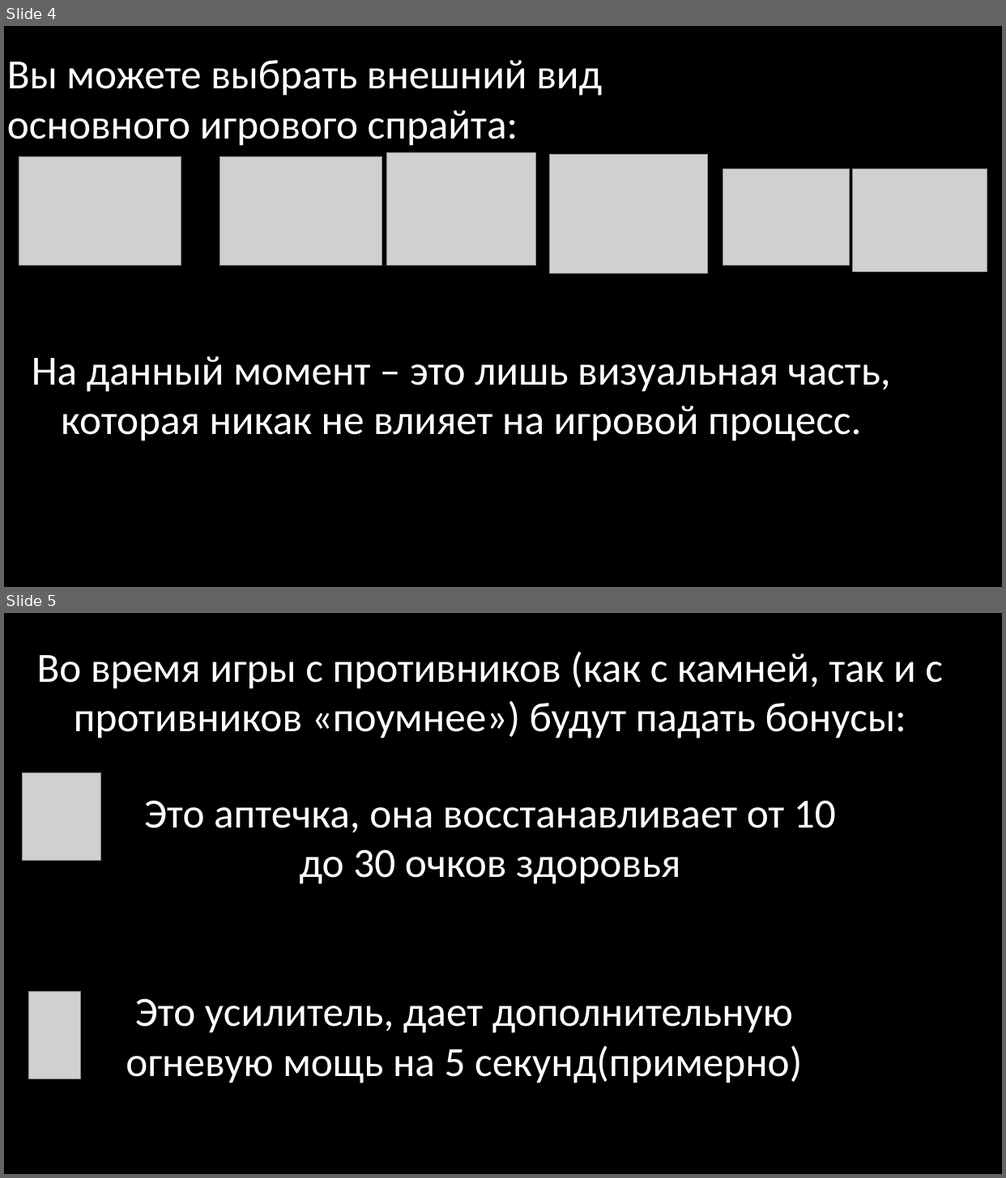
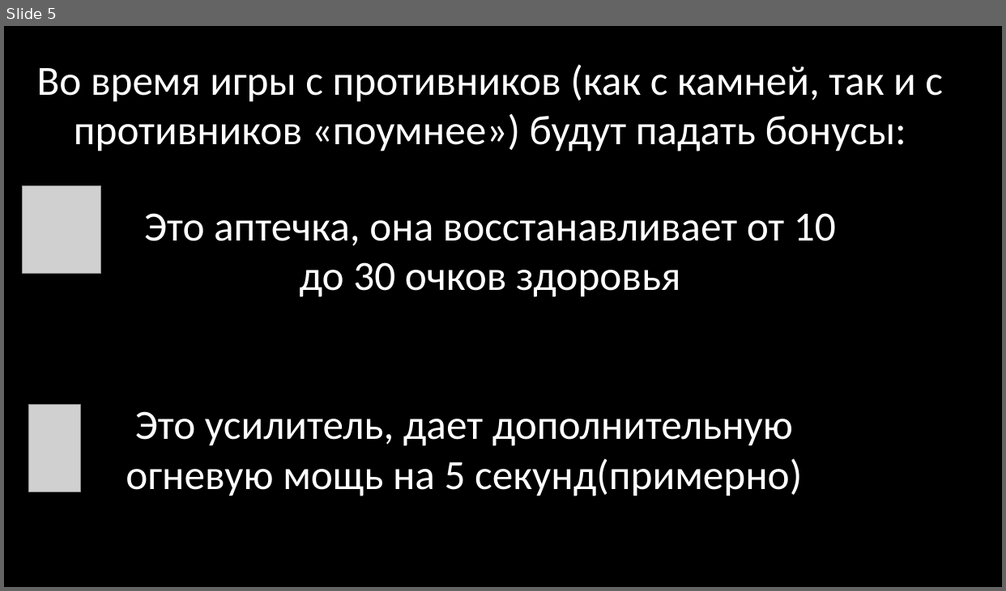
Before and after one commit to Rblba20/project_Yandex, a slide deck: Star Fighter.pptx. Shown one above the other, each under a label of ours: slides 4 and 5 before the commit, slide 5 after it. The pictures are 1006x1178 and 1006x591 pixels, drawn with LibreOffice and Linux fonts; fonts in the diff are those of the drawing; grey boxes stand for pictures. Boxes give left, top, right and bottom in pixels: in the first picture for what was removed or moved away, otherwise in the second. Text is boxed around its words. In the diff, an @@ line names an element or a change of style, - is before the commit and + after.

```diff
--- a/Star Fighter.pptx
+++ b/Star Fighter.pptx
@@ slide 4 removed at (x1=4, y1=26, x2=1002, y2=587), background #000000 @@
@@ text removed at (x1=7, y1=60, x2=602, y2=146) @@
-Вы можете выбрать внешний вид основного игрового спрайта:
@@ picture removed at (x1=19, y1=157, x2=181, y2=266) @@
@@ picture removed at (x1=219, y1=157, x2=381, y2=266) @@
@@ picture removed at (x1=387, y1=152, x2=535, y2=265) @@
@@ picture removed at (x1=550, y1=154, x2=707, y2=273) @@
@@ picture removed at (x1=723, y1=169, x2=849, y2=266) @@
@@ picture removed at (x1=852, y1=169, x2=987, y2=272) @@
@@ text removed at (x1=32, y1=356, x2=891, y2=442) @@
-На данный момент – это лишь визуальная часть, которая никак не влияет на игровой процесс.
```
Also in this commit, not shown: 4 slides changed, 4 slides added, 1 other slide removed, 2 other files.
